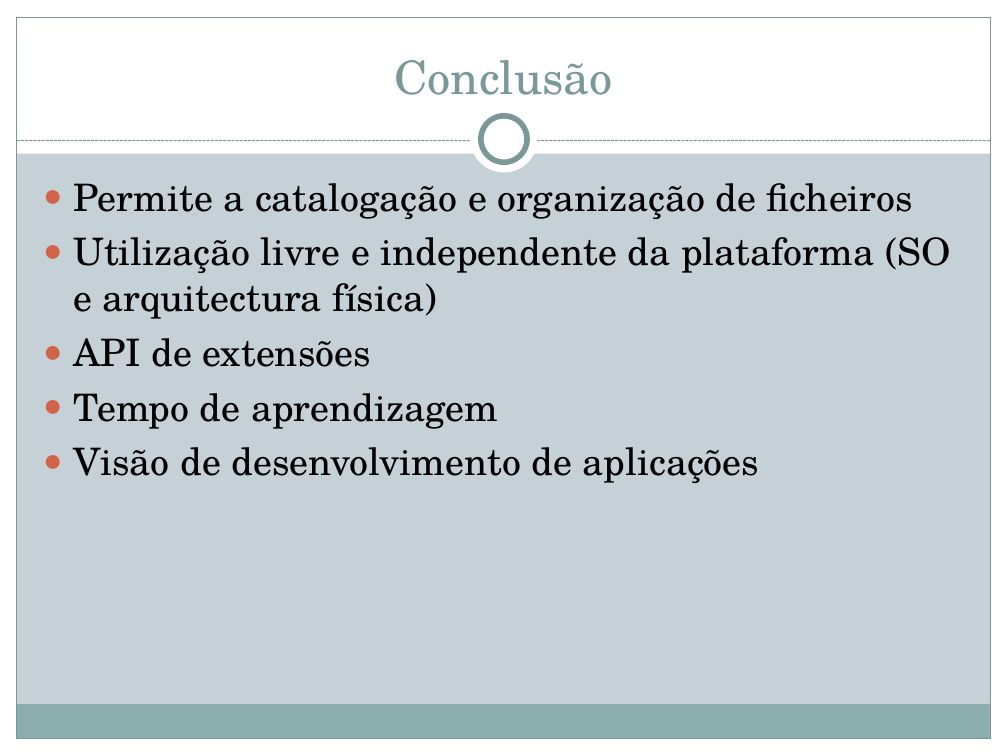
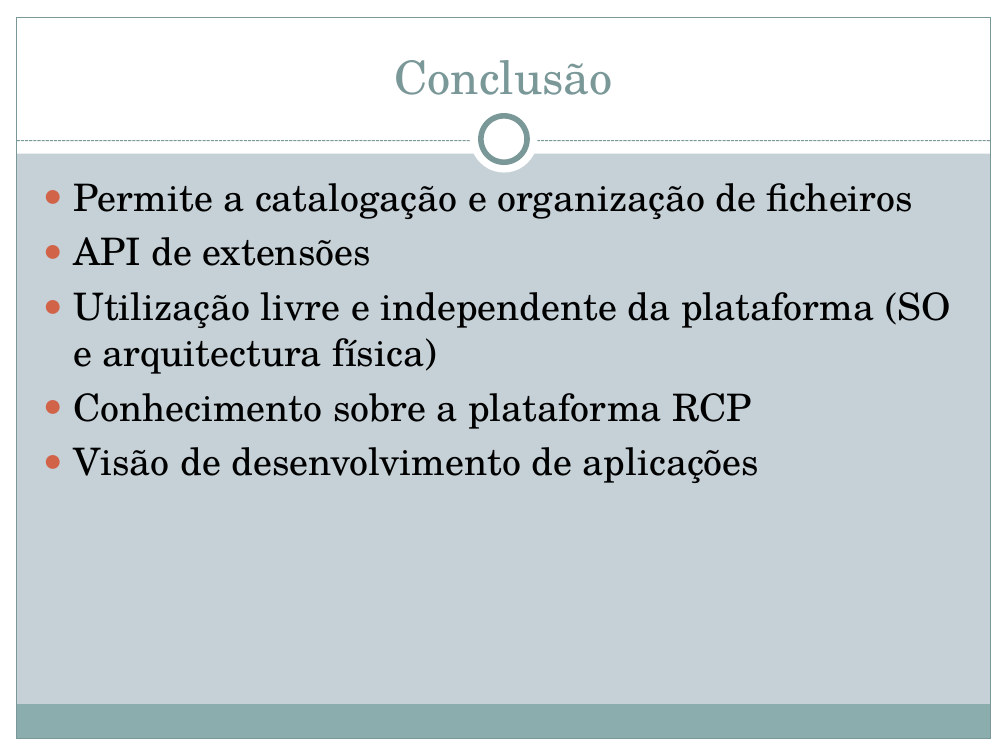
Before and after one commit to BackupTheBerlios/jfindmyfiles-svn, a slide deck: slide 8 of trunk/docs/Apresentacao Publica - JFindMyFiles.ppt. Drawn at 1008x756 pixels with LibreOffice and Linux fonts; fonts in the diff are those of the drawing. Boxes give left, top, right and bottom in pixels: in the first picture for what was removed or moved away, otherwise in the second. Text is boxed around its words. In the diff, an @@ line names an element or a change of style, - is before the commit and + after.

```diff
--- a/trunk/docs/Apresentacao Publica - JFindMyFiles.ppt
+++ b/trunk/docs/Apresentacao Publica - JFindMyFiles.ppt
@@ text at box(73, 237, 371, 266): paragraph added @@
+● API de extensões
@@ text at box(73, 393, 752, 429): text changed @@
-● API de extensões
-● Tempo de aprendizagem
+● Conhecimento sobre a plataforma RCP
```
Also in this commit, not shown: 4 other slides changed, 1 slide added.
